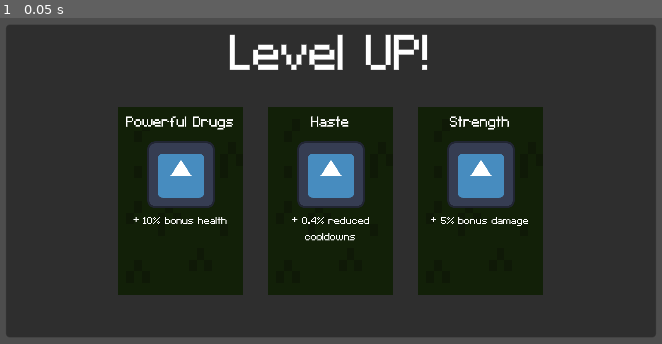
Above: before the commit, frame 1.
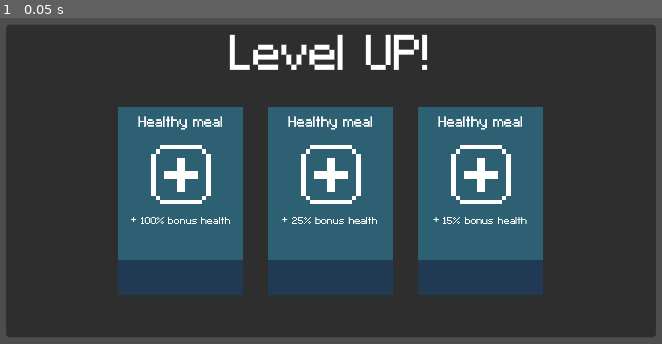
Above: after the commit, the same moment.

Repository: RenatoCLa/architecture-jam-2024
Game: Godot game, scene res://Scenes/level_up_choices.tscn
The game is run twice, just before and just after one commit, with the same random seed, the same clock (stepped at 60 frames per second) and the same inputs. This scene is started directly instead of the project's main scene. The engine's default icon, where the game draws it, is replaced by a stand-in: a white triangle on a blue panel in a dark square.
Inputs:
- Up to frame 1 (0.05 s): no input

The runs differ from the first frame. In frame 1, 32% of the frame differs, in the area x 17-83%, y 27-85%.

Commit message:
Added final touches to the game

Diff:
--- a/Scenes/Menus/Main_menu.tscn
+++ b/Scenes/Menus/Main_menu.tscn
@@ -1,7 +1,11 @@
-[gd_scene load_steps=3 format=3 uid="uid://xmh07xugyqyc"]
+[gd_scene load_steps=5 format=3 uid="uid://xmh07xugyqyc"]
 
 [ext_resource type="Script" path="res://Scripts/main_menu.gd" id="1_5hm27"]
 [ext_resource type="Theme" uid="uid://t73g016048ng" path="res://font_placeholder.tres" id="1_ud1gt"]
+[ext_resource type="Texture2D" uid="uid://7pu836d4h34u" path="res://Sprites/main_menu_background.png" id="2_cdiyc"]
+
+[sub_resource type="LabelSettings" id="LabelSettings_vh58t"]
+font_size = 48
 
 [node name="Menu" type="Control"]
 layout_mode = 3
@@ -19,20 +23,37 @@
 anchor_bottom = 1.0
 grow_horizontal = 2
 grow_vertical = 2
+texture = ExtResource("2_cdiyc")
+
+[node name="Options2" type="Button" parent="."]
+visible = false
+custom_minimum_size = Vector2(0, 50)
+layout_mode = 2
+offset_left = 234.5
+offset_top = 211.5
+offset_right = 405.5
+offset_bottom = 261.5
+theme = ExtResource("1_ud1gt")
+theme_override_font_sizes/font_size = 32
+text = "Options"
+flat = true
 
 [node name="Title" type="Label" parent="."]
 layout_mode = 1
 anchors_preset = 5
 anchor_left = 0.5
 anchor_right = 0.5
-offset_left = -148.0
-offset_top = 10.0
-offset_right = 148.0
-offset_bottom = 42.0
+offset_left = -265.0
+offset_top = 14.0
+offset_right = 264.0
+offset_bottom = 73.0
 grow_horizontal = 2
 theme = ExtResource("1_ud1gt")
 theme_override_font_sizes/font_size = 32
 text = "They Are EVERYWHERE !!!"
+label_settings = SubResource("LabelSettings_vh58t")
+horizontal_alignment = 1
+vertical_alignment = 1
 
 [node name="Options" type="VBoxContainer" parent="."]
 layout_mode = 1
@@ -42,9 +63,9 @@
 anchor_right = 0.5
 anchor_bottom = 0.5
 offset_left = -85.5
-offset_top = -98.5
+offset_top = -67.5
 offset_right = 85.5
-offset_bottom = 146.5
+offset_bottom = 115.5
 grow_horizontal = 2
 grow_vertical = 2
 theme_override_constants/separation = 15
@@ -56,6 +77,7 @@
 theme = ExtResource("1_ud1gt")
 theme_override_font_sizes/font_size = 32
 text = "Play"
+flat = true
 
 [node name="Leaderboard" type="Button" parent="Options"]
 custom_minimum_size = Vector2(0, 50)
@@ -63,13 +85,7 @@
 theme = ExtResource("1_ud1gt")
 theme_override_font_sizes/font_size = 32
 text = "Leaderboard"
-
-[node name="Options" type="Button" parent="Options"]
-custom_minimum_size = Vector2(0, 50)
-layout_mode = 2
-theme = ExtResource("1_ud1gt")
-theme_override_font_sizes/font_size = 32
-text = "Options"
+flat = true
 
 [node name="Quit" type="Button" parent="Options"]
 custom_minimum_size = Vector2(0, 50)
@@ -78,8 +94,9 @@
 theme = ExtResource("1_ud1gt")
 theme_override_font_sizes/font_size = 32
 text = "Quit"
+flat = true
 
+[connection signal="pressed" from="Options2" to="." method="_on_options_pressed"]
 [connection signal="pressed" from="Options/Play" to="." method="_on_play_pressed"]
 [connection signal="pressed" from="Options/Leaderboard" to="." method="_on_leaderboard_pressed"]
-[connection signal="pressed" from="Options/Options" to="." method="_on_options_pressed"]
 [connection signal="pressed" from="Options/Quit" to="." method="_on_quit_pressed"]
--- a/Scenes/Menus/leaderboard.tscn
+++ b/Scenes/Menus/leaderboard.tscn
@@ -1,8 +1,9 @@
-[gd_scene load_steps=5 format=3 uid="uid://thi6hmjmfwfk"]
+[gd_scene load_steps=6 format=3 uid="uid://thi6hmjmfwfk"]
 
 [ext_resource type="Theme" uid="uid://t73g016048ng" path="res://font_placeholder.tres" id="1_453rp"]
 [ext_resource type="Script" path="res://Scripts/leaderboard.gd" id="1_dy1rg"]
 [ext_resource type="Texture2D" uid="uid://cg34xy48y0nx3" path="res://Sprites/base_floor_grass.png" id="1_sdrdf"]
+[ext_resource type="Texture2D" uid="uid://bh178h8vfh1wv" path="res://Sprites/xp_bar.png" id="2_ny30n"]
 
 [sub_resource type="LabelSettings" id="LabelSettings_6rhjl"]
 font_size = 32
@@ -21,15 +22,14 @@
 grow_vertical = 2
 
 [node name="Background" type="TextureRect" parent="Window"]
-modulate = Color(0.0392157, 0, 0, 1)
+modulate = Color(0.0339372, 0.0812314, 0.068519, 1)
 layout_mode = 1
 anchors_preset = 15
 anchor_right = 1.0
 anchor_bottom = 1.0
 grow_horizontal = 2
 grow_vertical = 2
-texture = ExtResource("1_sdrdf")
-stretch_mode = 1
+texture = ExtResource("2_ny30n")
 metadata/_edit_lock_ = true
 
 [node name="Title" type="Control" parent="Window"]
@@ -69,7 +69,7 @@
 grow_vertical = 2
 
 [node name="Background" type="TextureRect" parent="Window/Scores"]
-modulate = Color(100, 100, 100, 0.314)
+visible = false
 layout_mode = 1
 anchors_preset = 15
 anchor_right = 1.0
@@ -92,7 +92,7 @@
 layout_mode = 2
 size_flags_horizontal = 3
 size_flags_vertical = 3
-theme_override_constants/separation = 8
+theme_override_constants/separation = 0
 
 [node name="Close" type="Button" parent="."]
 offset_left = 16.0
--- a/Scenes/Menus/score_card.tscn
+++ b/Scenes/Menus/score_card.tscn
@@ -1,8 +1,8 @@
 [gd_scene load_steps=5 format=3 uid="uid://bovn57uo7n0st"]
 
-[ext_resource type="Texture2D" uid="uid://cg34xy48y0nx3" path="res://Sprites/base_floor_grass.png" id="1_ed0ip"]
 [ext_resource type="Script" path="res://Scripts/score_card.gd" id="1_sc441"]
 [ext_resource type="Theme" uid="uid://t73g016048ng" path="res://font_placeholder.tres" id="2_5o3ns"]
+[ext_resource type="Texture2D" uid="uid://shev3ew1l8f7" path="res://Sprites/lb.png" id="2_25i1o"]
 
 [sub_resource type="LabelSettings" id="LabelSettings_yggph"]
 font_size = 20
@@ -22,8 +22,7 @@
 anchor_bottom = 1.0
 grow_horizontal = 2
 grow_vertical = 2
-texture = ExtResource("1_ed0ip")
-stretch_mode = 1
+texture = ExtResource("2_25i1o")
 
 [node name="Leaderboard_Time" type="Label" parent="."]
 unique_name_in_owner = true
--- a/Scenes/player.tscn
+++ b/Scenes/player.tscn
@@ -35,6 +35,7 @@
 font_size = 26
 
 [node name="Player" type="CharacterBody2D" groups=["player"]]
+z_index = 1
 motion_mode = 1
 platform_floor_layers = 0
 script = ExtResource("1_w14cx")
--- a/Scenes/rooms/enemy_spawner_test_room.tscn
+++ b/Scenes/rooms/enemy_spawner_test_room.tscn
@@ -1,10 +1,19 @@
-[gd_scene load_steps=3 format=3 uid="uid://c7euccuy1ocgy"]
+[gd_scene load_steps=4 format=3 uid="uid://c7euccuy1ocgy"]
 
 [ext_resource type="PackedScene" uid="uid://1q8hs8188bfu" path="res://Scenes/player.tscn" id="1_4oquk"]
 [ext_resource type="PackedScene" uid="uid://bob6ir5r7naks" path="res://Scenes/enemy_spawner.tscn" id="2_jtq14"]
+[ext_resource type="Texture2D" uid="uid://bqqw6nkgkmct5" path="res://Sprites/floor.png" id="3_qb61s"]
 
 [node name="Root" type="Node2D"]
 
 [node name="Player" parent="." instance=ExtResource("1_4oquk")]
 
 [node name="Enemy Spawner" parent="." instance=ExtResource("2_jtq14")]
+
+[node name="Grass" type="Sprite2D" parent="."]
+z_index = -5
+texture_repeat = 2
+scale = Vector2(3, 3)
+texture = ExtResource("3_qb61s")
+region_enabled = true
+region_rect = Rect2(0, 0, 2500, 2500)
--- a/Scenes/upgrade_option.tscn
+++ b/Scenes/upgrade_option.tscn
@@ -2,7 +2,7 @@
 
 [ext_resource type="Script" path="res://Scripts/upg_option.gd" id="1_dfbe2"]
 [ext_resource type="Texture2D" uid="uid://cfxol6j2iyqcw" path="res://Sprites/icon.svg" id="1_i4bbv"]
-[ext_resource type="Texture2D" uid="uid://cg34xy48y0nx3" path="res://Sprites/base_floor_grass.png" id="1_p1vvv"]
+[ext_resource type="Texture2D" uid="uid://bh178h8vfh1wv" path="res://Sprites/xp_bar.png" id="2_3ndto"]
 [ext_resource type="Theme" uid="uid://t73g016048ng" path="res://font_placeholder.tres" id="2_j5exn"]
 
 [node name="Upgrade Option" type="Control" node_paths=PackedStringArray("up_name", "icon", "description")]
@@ -25,12 +25,12 @@
 description = NodePath("Description")
 
 [node name="Background" type="TextureRect" parent="."]
-modulate = Color(0.169245, 0.169245, 0.169245, 1)
+modulate = Color(0.445488, 0.445488, 0.445488, 1)
 custom_minimum_size = Vector2(100, 150)
 layout_mode = 0
 offset_right = 100.0
 offset_bottom = 125.0
-texture = ExtResource("1_p1vvv")
+texture = ExtResource("2_3ndto")
 expand_mode = 1
 
 [node name="Icon" type="TextureRect" parent="."]
--- a/Scripts/level_up_choices.gd
+++ b/Scripts/level_up_choices.gd
@@ -32,6 +32,7 @@
 
 func spawn_choices(choices: int) -> void:
 	var n_choices = 0
+	rng.randomize()
 	#loop until all cards are created
 	while n_choices < choices:
 		var options = upgrade_option.instantiate()
@@ -43,10 +44,9 @@
 		n_choices += 1
 
 func choose_upgrade() -> Array:
-	rng.randomize()
 	#rework this
 	var type = up_pool.pick_random()
-	var value = [1, 5, 10, 15, 20, 25][rng.rand_weighted([.1, 3, 2, 1, .5, .1])]
+	var value = [15, 25, 50, 75, 100][rng.rand_weighted([3, 2, 1, .5, .1])]
 	return [type, value]
 
 func on_upgrade_selected(data) -> void:
--- a/Scripts/leveling_system.gd
+++ b/Scripts/leveling_system.gd
@@ -6,8 +6,8 @@
 var level: int = 1
 var current_xp: int = 0
 var xp_treshold: int = 35
-var xp_increase: int = 15
-var xp_increase_multi: int = 0.5
+var xp_increase: int = 10
+var xp_increase_multi: int = 1.25
 
 #Booleans
 var window_opened = false
--- a/Scripts/player_script.gd
+++ b/Scripts/player_script.gd
@@ -8,9 +8,9 @@
 
 #Stats
 var speed: float = 150
-var base_speed: float = 150
+var base_speed: float = 125
 var max_health: float
-var base_max_health: float = 1
+var base_max_health: float = 50
 var base_current_health: float
 var current_health: float
 
@@ -87,10 +87,10 @@
 		"health":
 			hp_multi += value/100
 		"cd":
-			cd_reduct += (value/100)/25
-			cd_reduct = clampf(cd_reduct, 0.0, 0.85) #limit how much cdr you have
+			cd_reduct += (value/100)/5
+			cd_reduct = clampf(cd_reduct, 0.0, 0.95) #limit how much cdr you have
 		"speed":
-			speed_multi += (value/100)/50
+			speed_multi += (value/100)/5
 	update_stats()
 
 func update_stats() -> void:
@@ -102,6 +102,7 @@
 		current_health = max_health
 	else:
 		max_health = base_max_health + (base_max_health * hp_multi)
+		current_health += max_health * .15
 
 	speed = speed + (speed * speed_multi)
 	speed = clampf(speed, 0.0, 1500.0) #limit how fast you can go
--- a/Scripts/upg_option.gd
+++ b/Scripts/upg_option.gd
@@ -37,21 +37,21 @@
 
 	match type:
 		"dmg":
-			up_name.text = "Strength"
-			icon.texture = icon.texture # change for dmg icon
+			up_name.text = "Stronger Bullets"
+			icon.texture = load("res://Sprites/bullet_up.png")
 			description.text = str("+ ", value,"% bonus damage")
 
 		"cd":
 			up_name.text = "Haste"
-			icon.texture = icon.texture # change for dmg icon
-			description.text = str("+ ", value/25,"% reduced cooldowns")
+			icon.texture = load("res://Sprites/haste_up.png")
+			description.text = str("+ ", snapped(value/5, 0.01),"% reduced cooldowns")
 
 		"speed":
 			up_name.text = "Energy Drink"
-			icon.texture = icon.texture # change for dmg icon
-			description.text = str("+ ", value/50,"% bonus movement speed")
+			icon.texture = load("res://Sprites/energy_up.png")
+			description.text = str("+ ", snapped(value/5, 0.01),"% bonus movement speed")
 
 		"health":
-			up_name.text = "Powerful Drugs"
-			icon.texture = icon.texture # change for dmg icon
+			up_name.text = "Healthy meal"
+			icon.texture = load("res://Sprites/health_up.png")
 			description.text = str("+ ", value,"% bonus health")
Binary file added: Sprites/bullet_up.png
Not shown, added: Sprites/bullet_up.png.import
Binary file added: Sprites/energy_up.png
Not shown, added: Sprites/energy_up.png.import
Binary file added: Sprites/floor.png
Not shown, added: Sprites/floor.png.import
Binary file added: Sprites/haste_up.png
Not shown, added: Sprites/haste_up.png.import
Binary file added: Sprites/health_up.png
Not shown, added: Sprites/health_up.png.import
Binary file added: Sprites/lb.png
Not shown, added: Sprites/lb.png.import
(and 4 more such lines)
